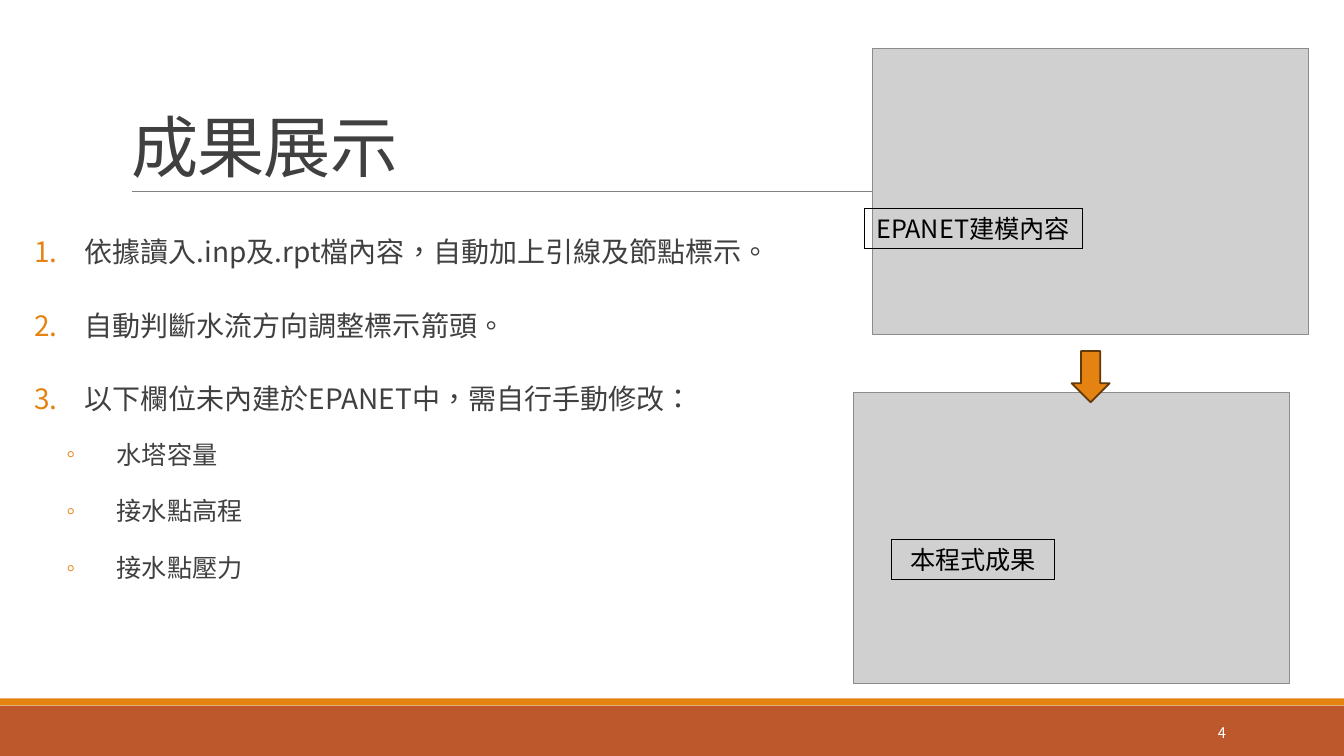
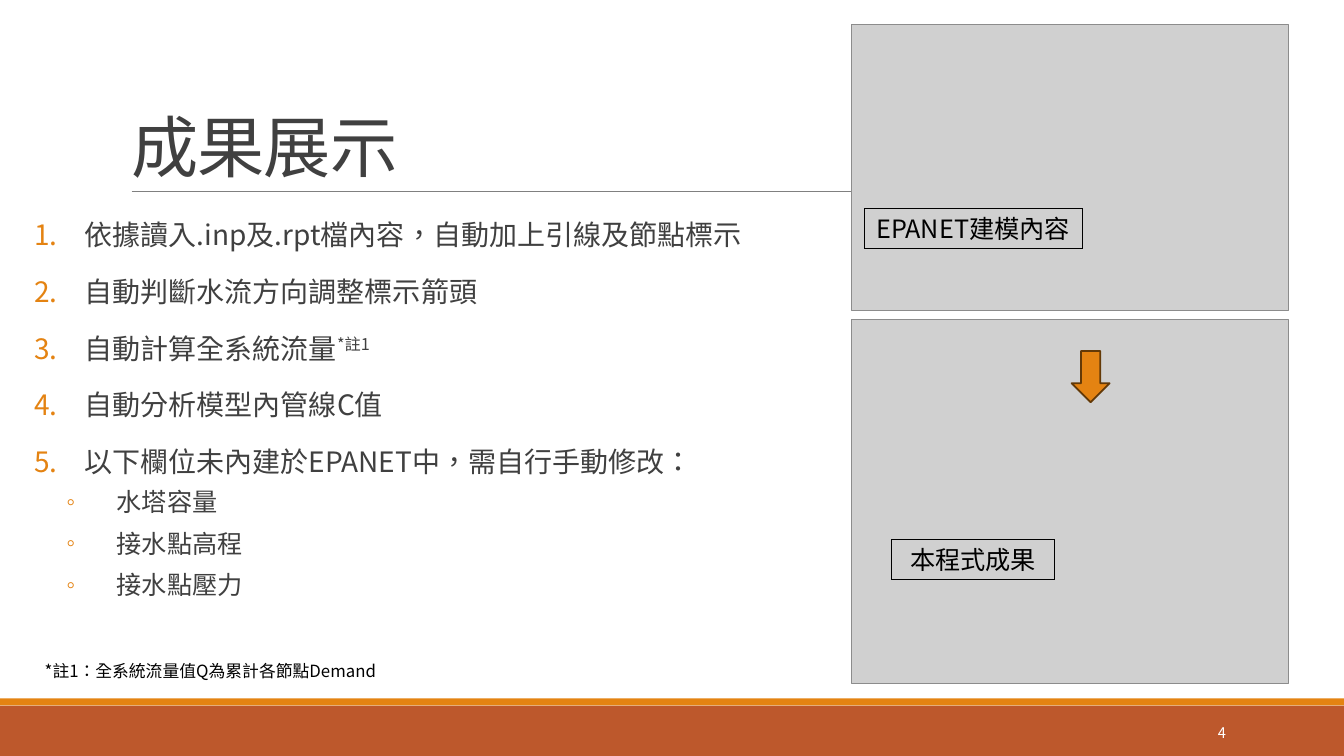
Before and after one commit to lihsin2000/epa2hydchart, a slide deck: slide 4 of 程式說明.pptx. Drawn at 1344x756 pixels with LibreOffice and Linux fonts; fonts in the diff are those of the drawing; grey boxes stand for pictures. Boxes give left, top, right and bottom in pixels: in the first picture for what was removed or moved away, otherwise in the second. Text is boxed around its words. In the diff, an @@ line names an element or a change of style, - is before the commit and + after.

```diff
--- a/程式說明.pptx
+++ b/程式說明.pptx
@@ picture moved from (x1=872, y1=48, x2=1309, y2=335) to (x1=852, y1=24, x2=1289, y2=311) @@
@@ text at (x1=84, y1=221, x2=741, y2=418): text changed @@
-1. 依據讀入.inp及.rpt檔內容，自動加上引線及節點標示。
-2. 自動判斷水流方向調整標示箭頭。
+1. 依據讀入.inp及.rpt檔內容，自動加上引線及節點標示
+2. 自動判斷水流方向調整標示箭頭
+3. 自動計算全系統流量*註1
+4. 自動分析模型內管線C值
@@ picture resized from (x1=854, y1=392, x2=1291, y2=683) to (x1=852, y1=320, x2=1289, y2=684) @@
@@ text at (x1=84, y1=448, x2=692, y2=596): line spacing 1.6 to 1.1 @@
@@ text added at (x1=45, y1=663, x2=376, y2=680), 12 pt, text #000000 @@
+*註1：全系統流量值Q為累計各節點Demand
```
Also in this commit, not shown: 4 other slides changed, 1 slide added, 1 slide removed, 6 other files.
